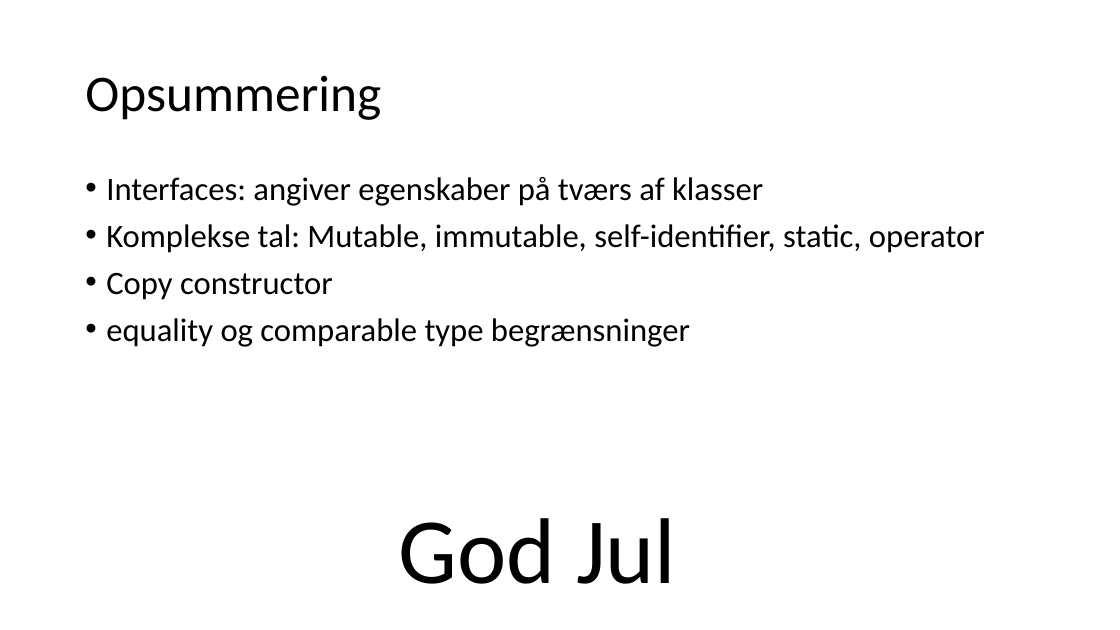
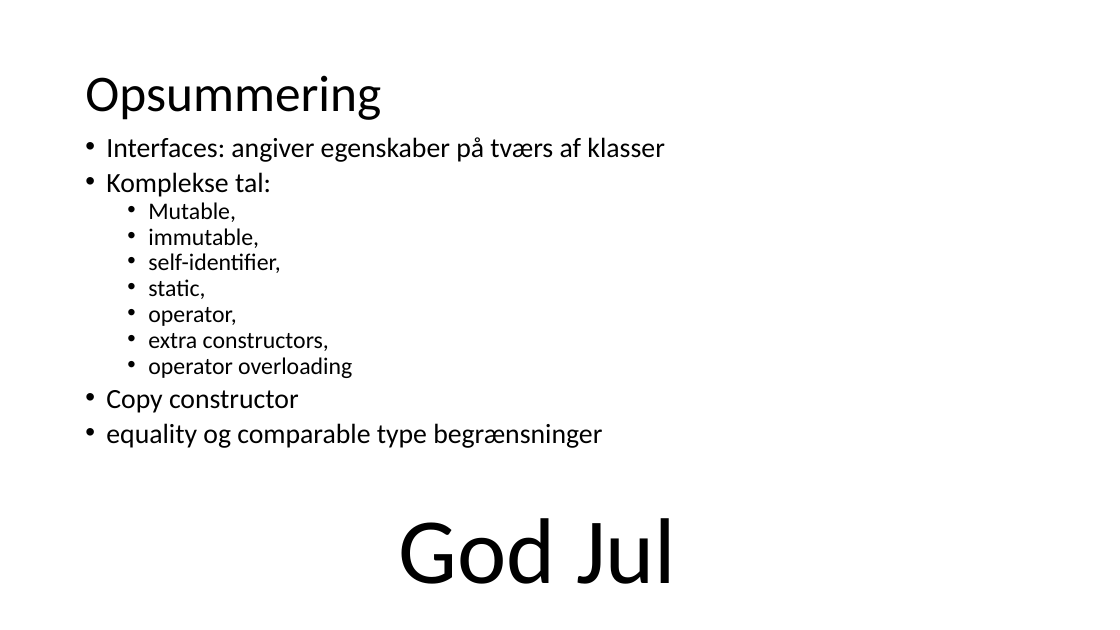
Before and after one commit to fisterloegsovs/pop22, a slide deck: slide 16 of lectures/14.1-3/lecture14.2-3.pptx (slide 14 before the commit). Drawn at 1120x630 pixels with LibreOffice and Linux fonts; fonts in the diff are those of the drawing. Boxes give left, top, right and bottom in pixels: in the first picture for what was removed or moved away, otherwise in the second. Text is boxed around its words. In the diff, an @@ line names an element or a change of style, - is before the commit and + after.

Commit message:
lecture ready

```diff
--- a/lectures/14.1-3/lecture14.2-3.pptx
+++ b/lectures/14.1-3/lecture14.2-3.pptx
@@ text "Interfaces: angiver egenskaber på tværs ...": place and size @@
-text "Interfaces: angiver egenskaber på tværs ..." at [106, 177, 985, 347]
+text "Interfaces: angiver egenskaber på tværs ..." at [106, 137, 664, 448]
@@ text at [106, 137, 664, 448]: size 28 to 23.8 pt in "Interfaces: angiver egenskaber på tværs af klasser", "Copy constructor", "equality og comparable type begrænsninger"; line spacing 0.9 to 0.7 @@
@@ text at [106, 172, 352, 378]: text changed; size 28 to 20.4 pt @@
-• Komplekse tal: Mutable, immutable, self-identifier, static, operator
+• Komplekse tal:
+  • Mutable,
+  • immutable,
+  • self-identifier,
+  • static,
+  • operator,
+  • extra constructors,
+  • operator overloading
```
Also in this commit, not shown: 2 slides added, 3 other files.
